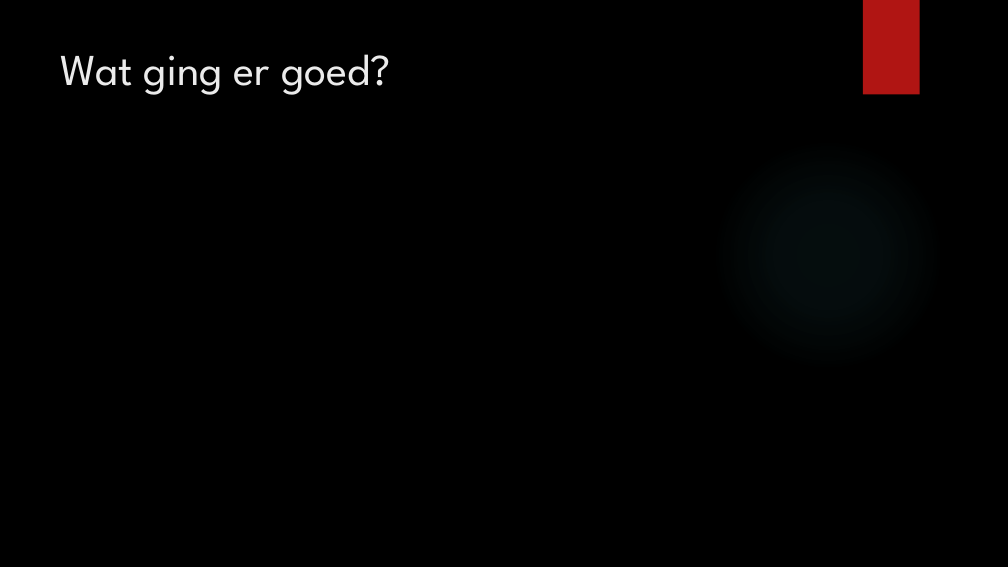
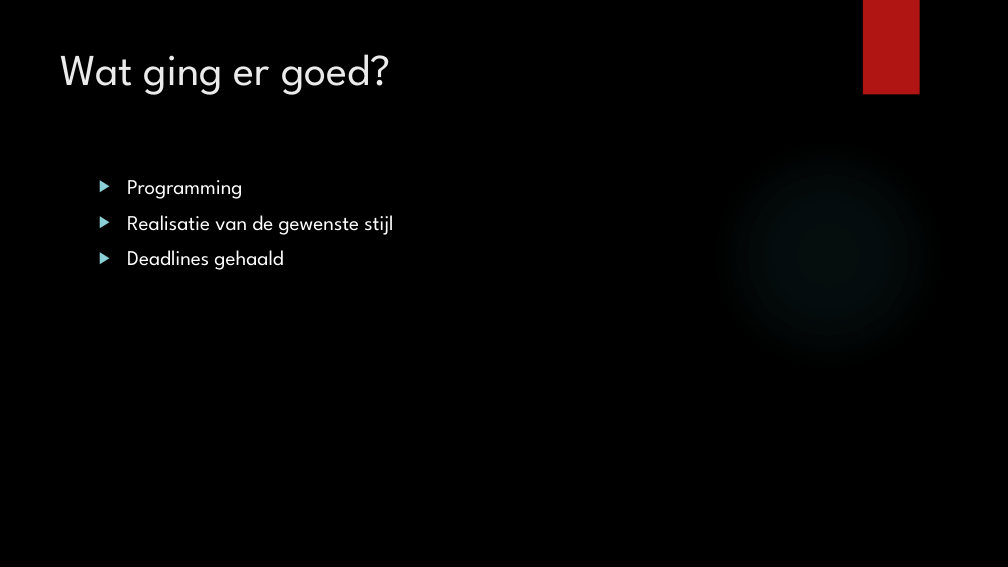
Before and after one commit to PeterBosDeltion/IndianaBonesRepo, a slide deck: slide 2 of reflectie.pptx. Drawn at 1008x567 pixels with LibreOffice and Linux fonts; fonts in the diff are those of the drawing; background and template pictures are left out. Boxes give left, top, right and bottom in pixels: in the first picture for what was removed or moved away, otherwise in the second. Text is boxed around its words. In the diff, an @@ line names an element or a change of style, - is before the commit and + after.

```diff
--- a/reflectie.pptx
+++ b/reflectie.pptx
@@ text added at (127, 180, 393, 270), 20 pt, text #FFFFFF @@
+▶ Programming
+▶ Realisatie van de gewenste stijl
+▶ Deadlines gehaald
```
Also in this commit, not shown: 3 other slides changed, 1 slide removed.
